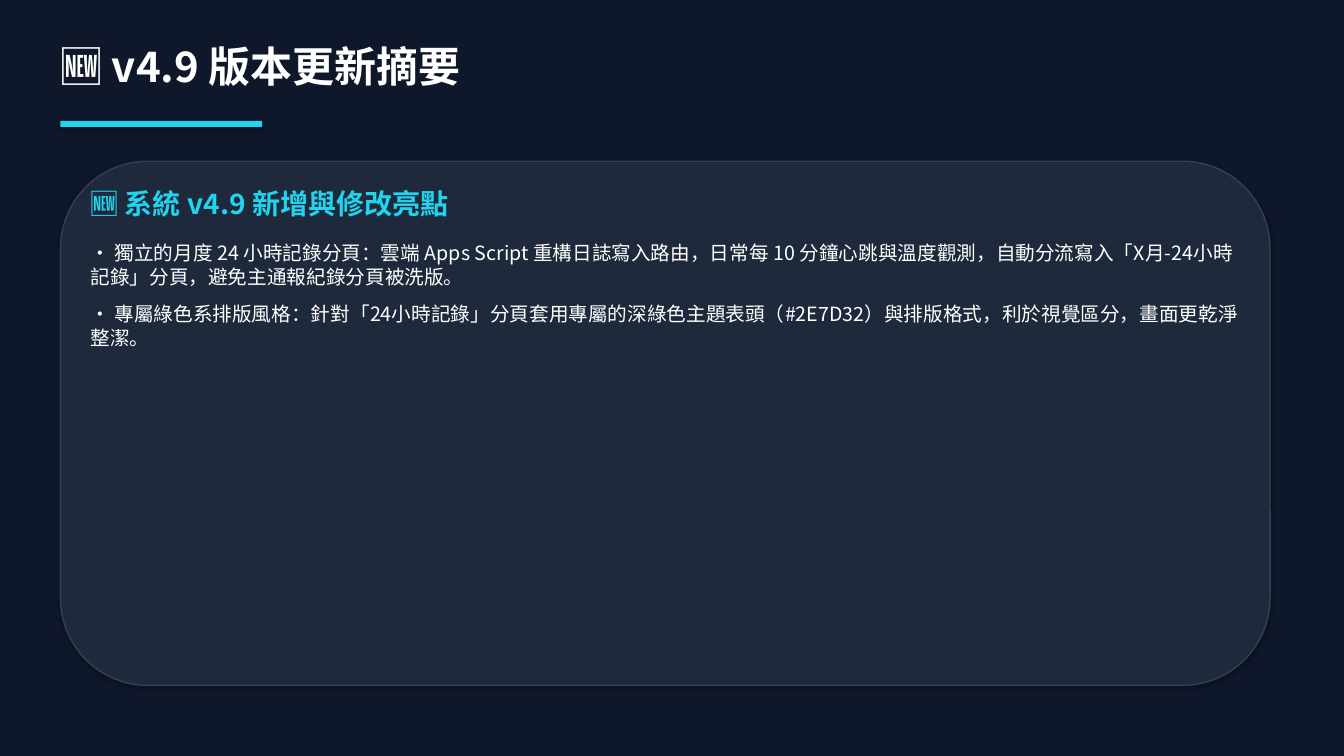
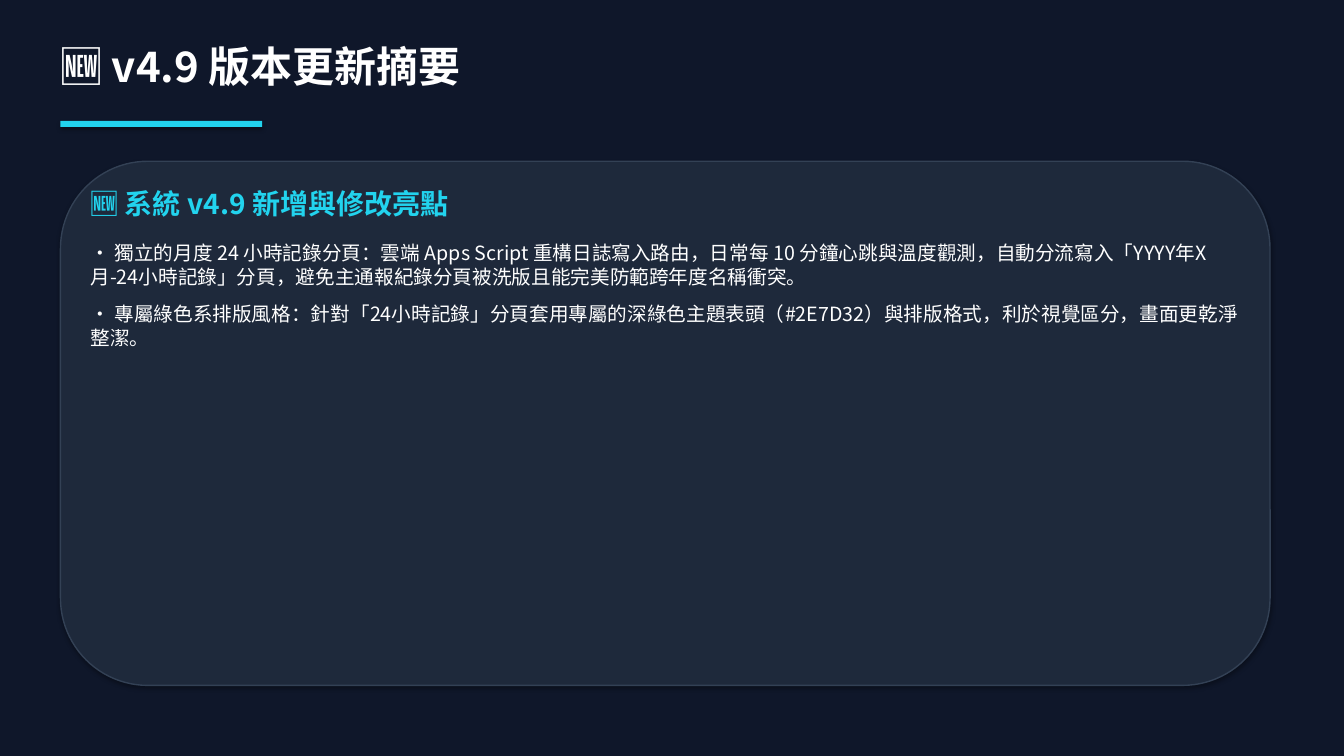
Before and after one commit to shihwei0809/google-agent, a slide deck: slide 14 of 溫度通報/溫度通報系統操作說明.pptx. Drawn at 1344x756 pixels with LibreOffice and Linux fonts; fonts in the diff are those of the drawing. Boxes give left, top, right and bottom in pixels: in the first picture for what was removed or moved away, otherwise in the second. Text is boxed around its words. In the diff, an @@ line names an element or a change of style, - is before the commit and + after.

```diff
--- a/溫度通報/溫度通報系統操作說明.pptx
+++ b/溫度通報/溫度通報系統操作說明.pptx
@@ text at (x1=91, y1=243, x2=1207, y2=286): text changed @@
-• 獨立的月度 24 小時記錄分頁：雲端 Apps Script 重構日誌寫入路由，日常每 10 分鐘心跳與溫度觀測，自動分流寫入「X月-24小時記錄」分頁，避免主通報紀錄分頁被洗版。
+• 獨立的月度 24 小時記錄分頁：雲端 Apps Script 重構日誌寫入路由，日常每 10 分鐘心跳與溫度觀測，自動分流寫入「YYYY年X月-24小時記錄」分頁，避免主通報紀錄分頁被洗版且能完美防範跨年度名稱衝突。
```
Also in this commit, not shown: 5 other files.
